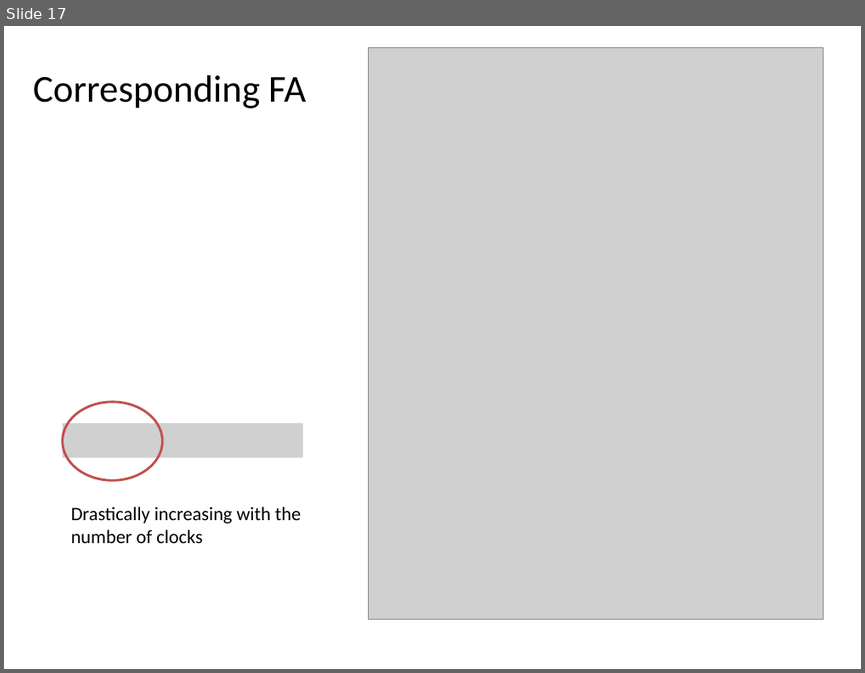
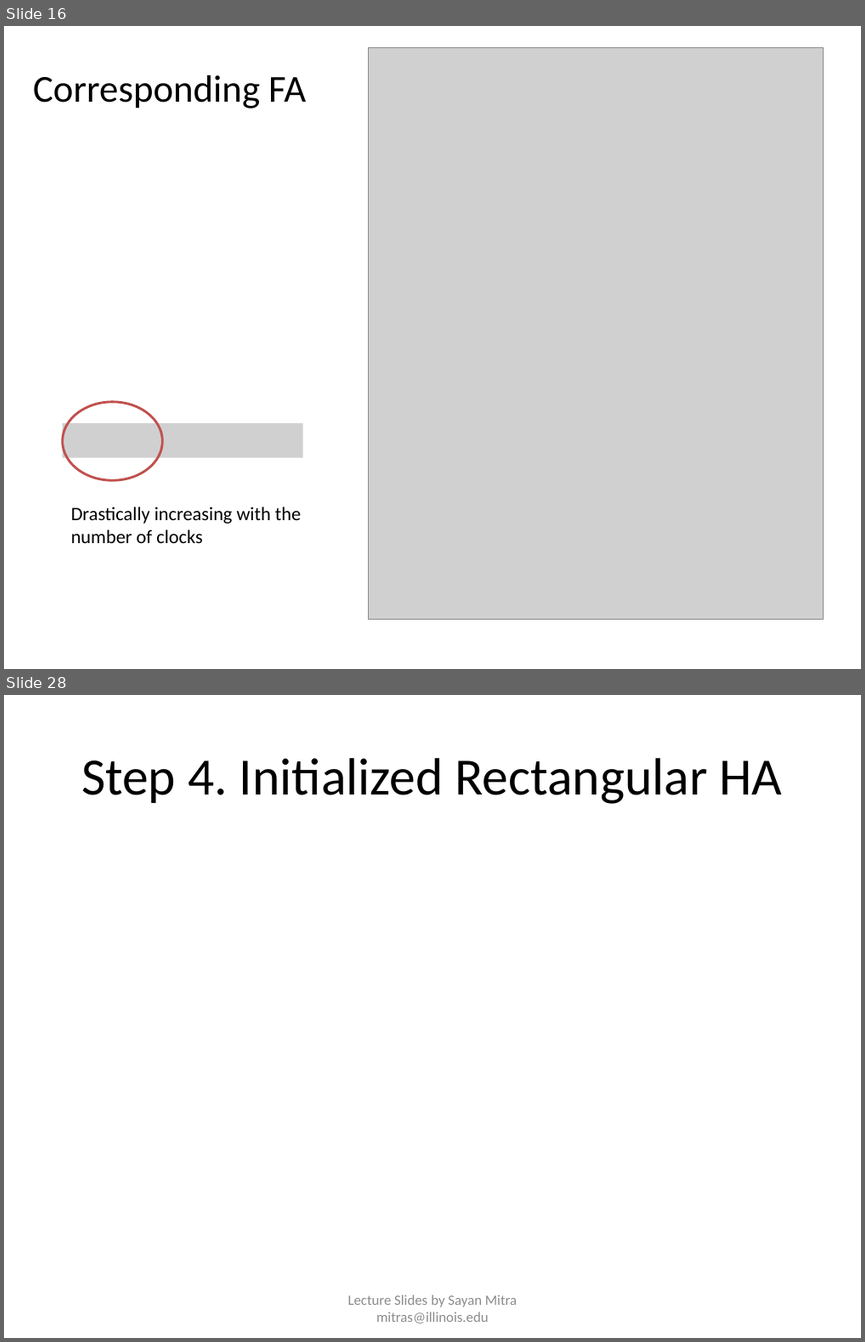
Before and after one commit to sayanmitracode/cpsbooksite, a slide deck: Slides/ReachabilityTimedAutomata.pptx. Shown one above the other, each under a label of ours: slide 17 before the commit, slides 16 and 28 after it; the slides between them are not shown. The pictures are 865x673 and 865x1342 pixels, drawn with LibreOffice and Linux fonts; fonts in the diff are those of the drawing; grey boxes stand for pictures. Boxes give left, top, right and bottom in pixels: in the first picture for what was removed or moved away, otherwise in the second. Text is boxed around its words. In the diff, an @@ line names an element or a change of style, - is before the commit and + after.

```diff
--- a/Slides/ReachabilityTimedAutomata.pptx
+++ b/Slides/ReachabilityTimedAutomata.pptx
@@ slide 28 added at [4, 695, 861, 1338], background #FFFFFF @@
@@ title added at [81, 758, 783, 804], 44 pt, text #000000 @@
+Step 4. Initialized Rectangular HA
@@ text added at [348, 1294, 517, 1323], 12 pt, text #8C8C8C @@
+Lecture Slides by Sayan Mitra mitras@illinois.edu
@@ what was slide 17 is now slide 16 @@
```
Also in this commit, not shown: 3 slides changed, 23 other slides added, 2 slides removed, 4 other files.
